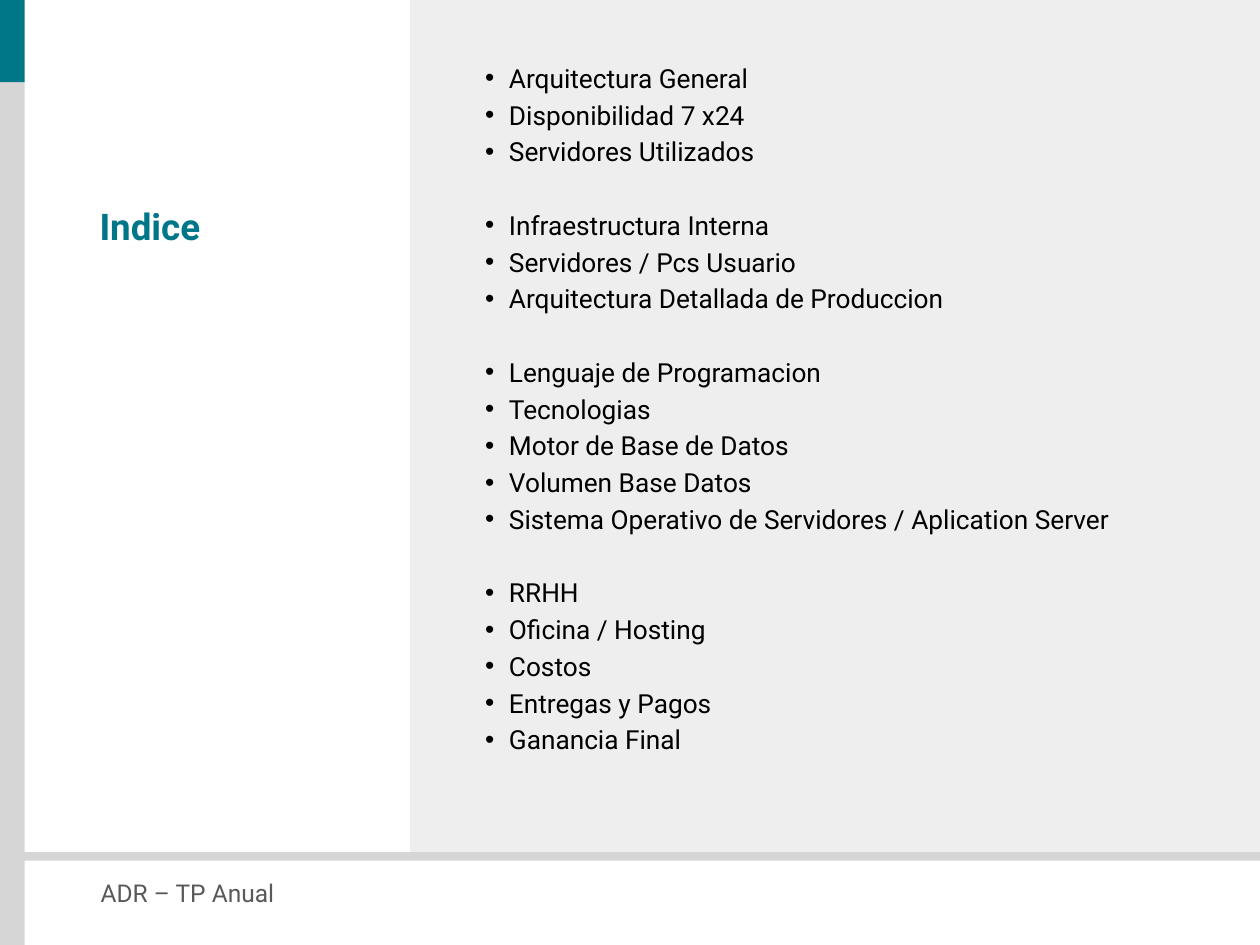
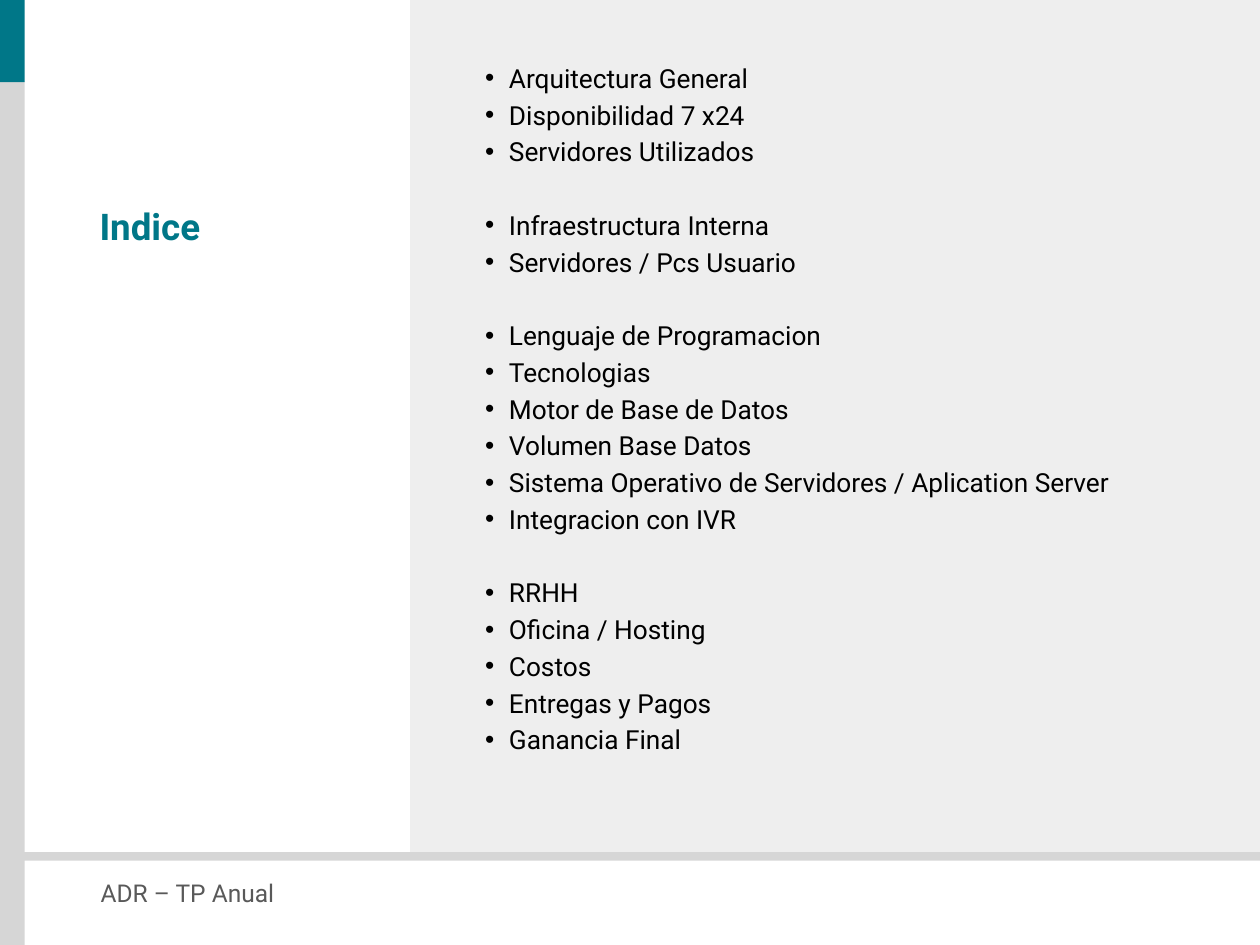
Before and after one commit to veritoreinoso/adr-2010, a slide deck: slide 2 of Presentacion.pptx. Drawn at 1260x945 pixels with LibreOffice and Linux fonts; fonts in the diff are those of the drawing. Boxes give left, top, right and bottom in pixels: in the first picture for what was removed or moved away, otherwise in the second. Text is boxed around its words. In the diff, an @@ line names an element or a change of style, - is before the commit and + after.

```diff
--- a/Presentacion.pptx
+++ b/Presentacion.pptx
@@ text at (509, 288, 943, 314): paragraph removed @@
-• Arquitectura Detallada de Produccion
@@ text at (509, 510, 736, 535): paragraph added @@
+• Integracion con IVR
```
Also in this commit, not shown: 1 other slide changed, 8 slides added, 1 slide removed, 1 other file.
